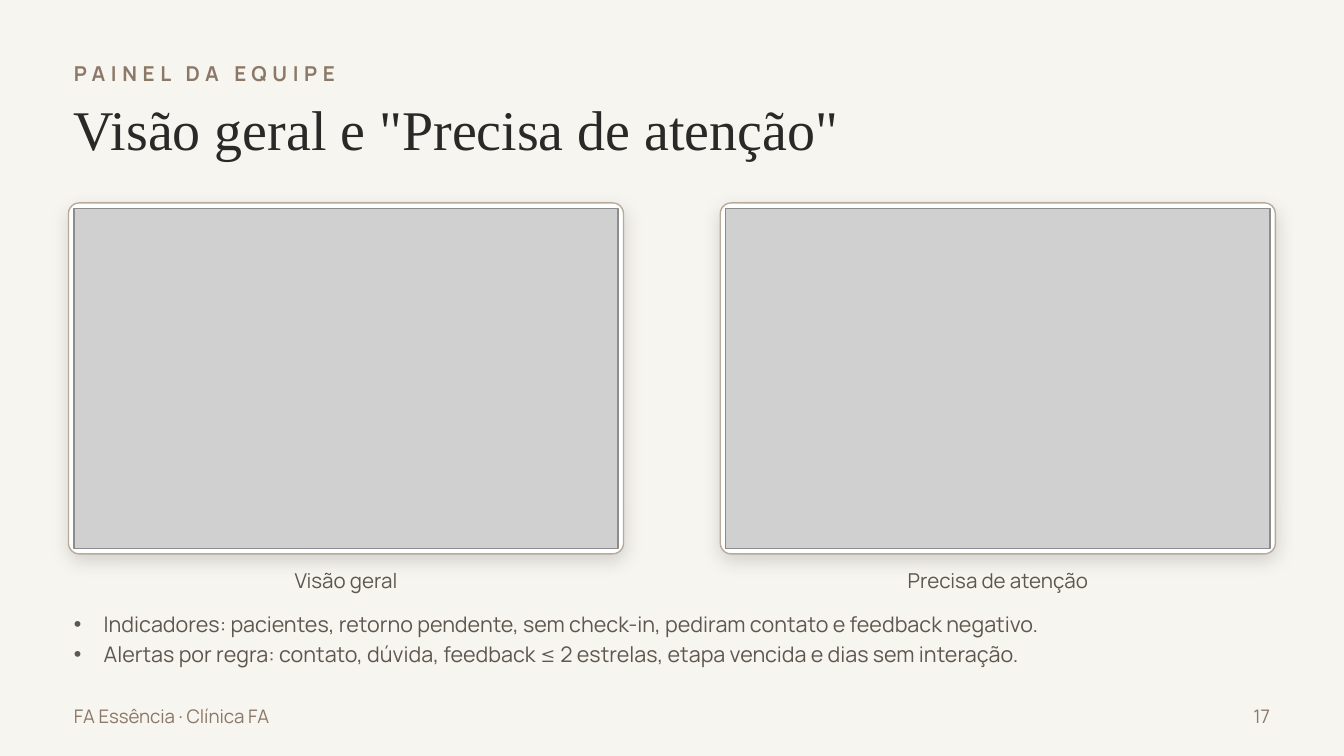
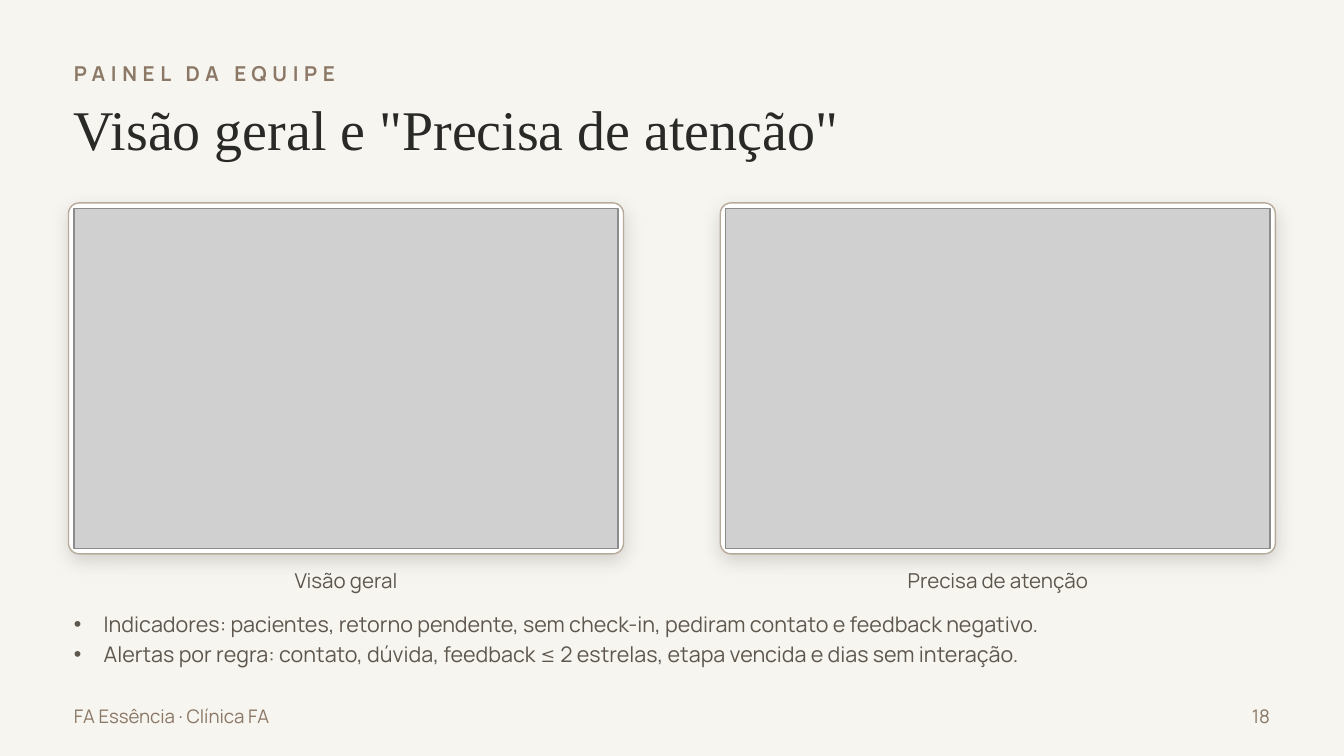
Before and after one commit to joaogstrapa10-cell/strapa.ai, a slide deck: slide 18 of FA-Essencia-Apresentacao.pptx (slide 17 before the commit). Drawn at 1344x756 pixels with LibreOffice and Linux fonts; fonts in the diff are those of the drawing; grey boxes stand for pictures. Boxes give left, top, right and bottom in pixels: in the first picture for what was removed or moved away, otherwise in the second. Text is boxed around its words. In the diff, an @@ line names an element or a change of style, - is before the commit and + after.

```diff
--- a/FA-Essencia-Apresentacao.pptx
+++ b/FA-Essencia-Apresentacao.pptx
@@ text at [1252,709,1270,723]: text changed @@
-17
+18
```
Also in this commit, not shown: 10 other slides changed, 2 slides added, 1 slide removed.
